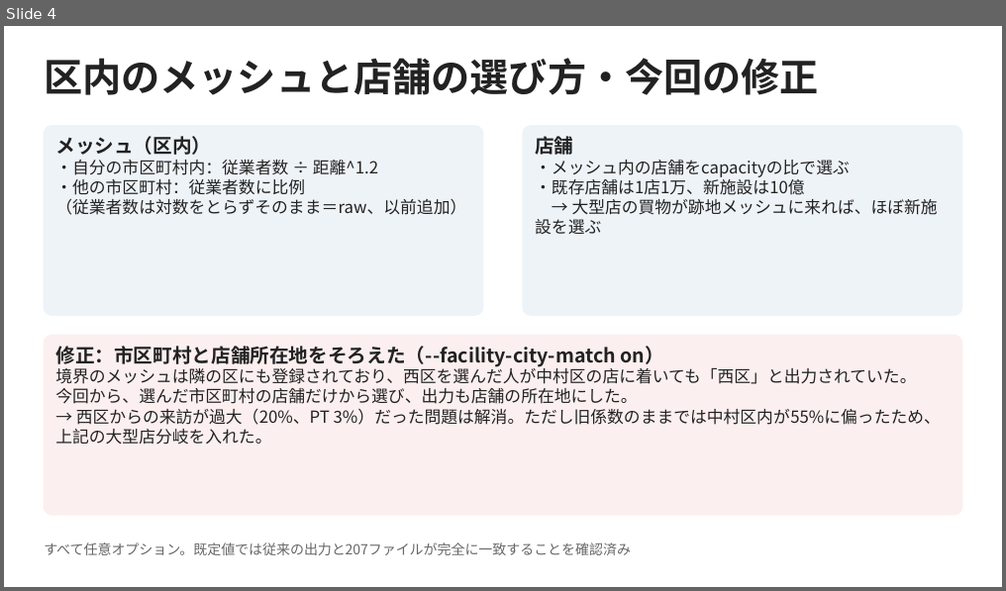
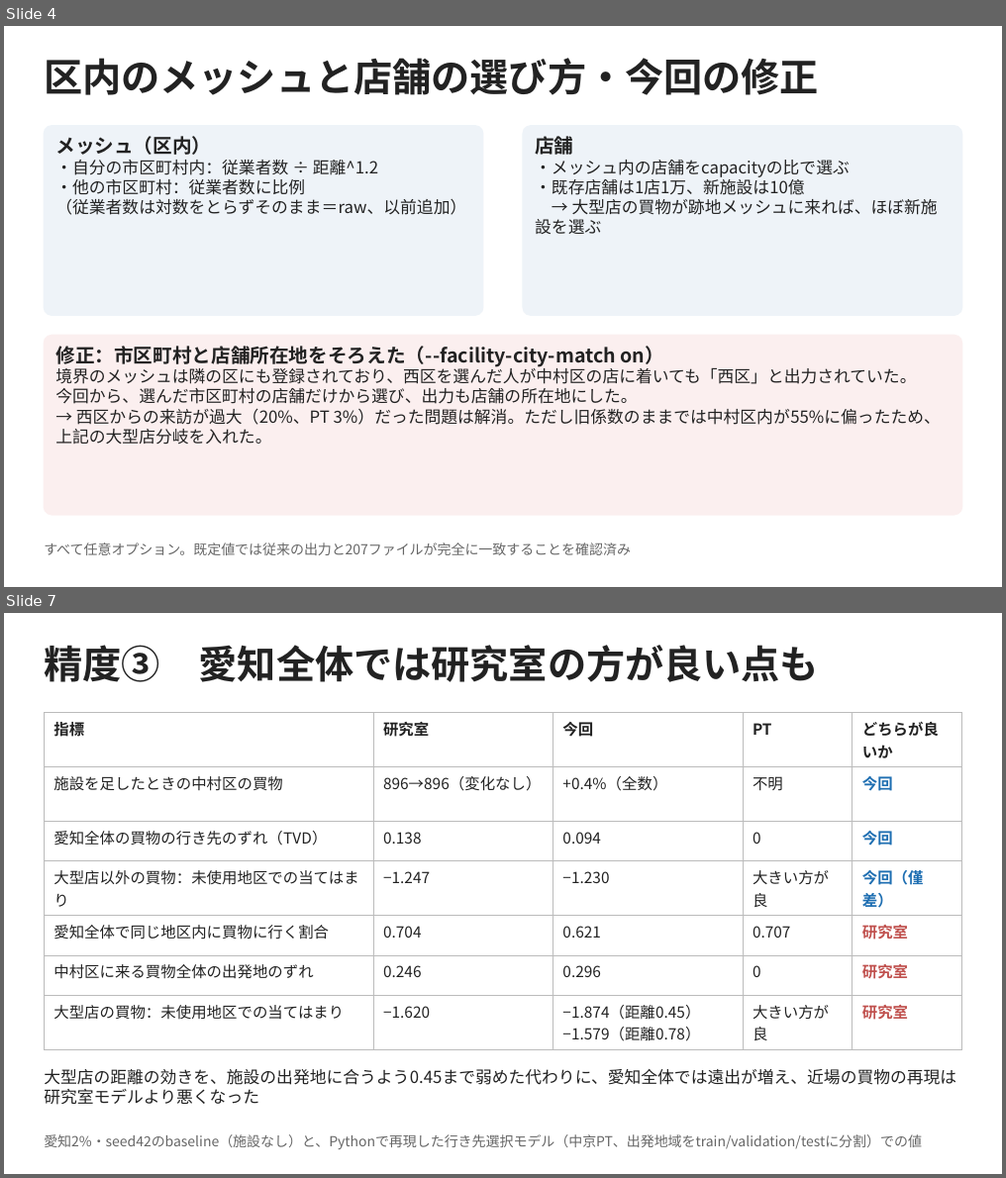
Before and after one commit to onokoro0822/ks, a slide deck: weekly_reports/pptx/20261014_人流予測の仕組みと精度.pptx. Shown one above the other, each under a label of ours: slide 4 before the commit, slides 4 and 7 after it; the slides between them are not shown. The pictures are 1006x591 and 1006x1178 pixels, drawn with LibreOffice and Linux fonts; fonts in the diff are those of the drawing. Boxes give left, top, right and bottom in pixels: in the first picture for what was removed or moved away, otherwise in the second. Text is boxed around its words. In the diff, an @@ line names an element or a change of style, - is before the commit and + after.

```diff
--- a/weekly_reports/pptx/20261014_人流予測の仕組みと精度.pptx
+++ b/weekly_reports/pptx/20261014_人流予測の仕組みと精度.pptx
@@ slide 7 added at (4,613,1002,1174), background #FFFFFF @@
@@ text added at (44,645,819,682), 28 pt, text #222222, bold @@
+精度③ 愛知全体では研究室の方が良い点も
@@ table added at (44,713,962,1046), 7 rows, 5 columns @@
+指標 | 研究室 | 今回 | PT | どちらが良いか
+施設を足したときの中村区の買物 | 896→896（変化なし） | +0.4%（全数） | 不明 | 今回
+愛知全体の買物の行き先のずれ（TVD） | 0.138 | 0.094 | 0 | 今回
+大型店以外の買物：未使用地区での当てはまり | −1.247 | −1.230 | 大きい方が良 | 今回（僅差）
+愛知全体で同じ地区内に買物に行く割合 | 0.704 | 0.621 | 0.707 | 研究室
+中村区に来る買物全体の出発地のずれ | 0.246 | 0.296 | 0 | 研究室
+大型店の買物：未使用地区での当てはまり | −1.620 | −1.874（距離0.45） / −1.579（距離0.78） | 大きい方が良 | 研究室
@@ text added at (44,1069,956,1105), 12 pt, text #222222 @@
+大型店の距離の効きを、施設の出発地に合うよう0.45まで弱めた代わりに、愛知全体では遠出が増え、近場の買物の再現は研究室モデルより悪くなった
@@ text added at (44,1135,922,1150), 10 pt, text #666666 @@
+愛知2%・seed42のbaseline（施設なし）と、Pythonで再現した行き先選択モデル（中京PT、出発地域をtrain/validation/testに分割）での値
```
Also in this commit, not shown: 3 slides changed.
